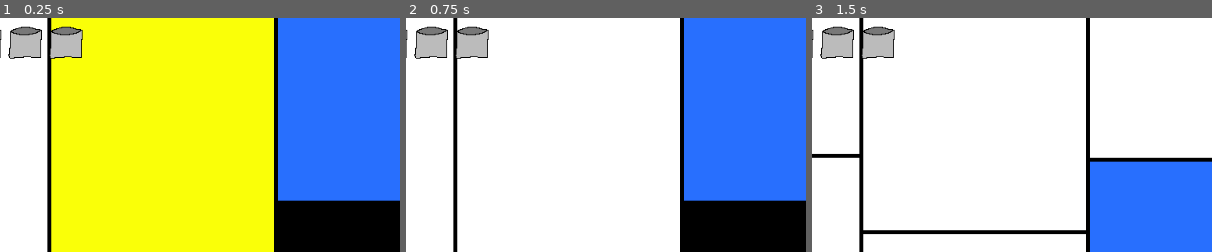
Above: before the commit, frames 1-3 (left to right).
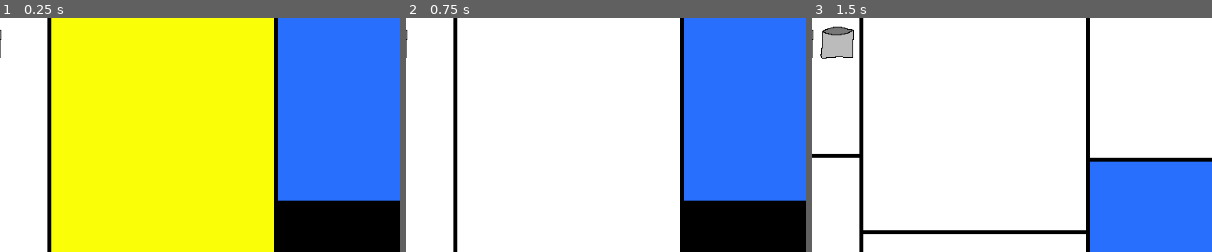
Above: after the commit, the same moments.

Repository: Avantir-Chaosfire/MondrianForever
Game: Godot game, scene res://scene/world/World.tscn
Two runs of this game, one before a commit and one after it. Both use one fixed random seed, a clock stepped at 60 frames per second and the inputs below.
Inputs (mouse positions are % of the whole screen's width and height, from its top left):
- Up to frame 1 (0.25 s): no input
- Up to frame 2 (0.75 s): click (4, 6) at 0.52 s
- Up to frame 3 (1.5 s): tap Enter at 1.25 s; hold D (move_right) from 1.28 s (still down); tap N (next_level) at 1.35 s
The pictures show only the part of the screen within x 6-56%, y 1-51%; the shares and areas given below are measured in that part.

The runs differ from the first frame. In frame 1, 2.1% of the frame differs, in the area x 2-21%, y 3-18%; in frame 2, 2.0%; in frame 3, 1.0%.

Commit message:
Makes bucket counts configurable by level

Diff:
--- /dev/null
+++ b/scene/level/1/Level1.gd
@@ -0,0 +1,3 @@
+extends Node2D
+
+var availableBucketCount = 1
--- a/scene/level/1/Level1.tscn
+++ b/scene/level/1/Level1.tscn
@@ -10,8 +10,10 @@
 [ext_resource path="res://scene/object/BluePaintArea/BluePaintArea.tscn" type="PackedScene" id=8]
 [ext_resource path="res://scene/object/RedPaintArea/RedPaintArea.tscn" type="PackedScene" id=9]
 [ext_resource path="res://scene/object/YellowPaintArea/YellowPaintArea.tscn" type="PackedScene" id=10]
+[ext_resource path="res://scene/level/1/Level1.gd" type="Script" id=11]
 
 [node name="Level1" type="Node2D"]
+script = ExtResource( 11 )
 
 [node name="Character" parent="." instance=ExtResource( 4 )]
 position = Vector2( 125.424, 507.193 )
--- /dev/null
+++ b/scene/level/1/Level1_tutorial.gd
@@ -0,0 +1,3 @@
+extends Node2D
+
+var availableBucketCount = 2
--- a/scene/level/1/Level1_tutorial.tscn
+++ b/scene/level/1/Level1_tutorial.tscn
@@ -10,8 +10,10 @@
 [ext_resource path="res://scene/object/BluePaintArea/BluePaintArea.tscn" type="PackedScene" id=8]
 [ext_resource path="res://scene/object/RedPaintArea/RedPaintArea.tscn" type="PackedScene" id=9]
 [ext_resource path="res://scene/object/YellowPaintArea/YellowPaintArea.tscn" type="PackedScene" id=10]
+[ext_resource path="res://scene/level/1/Level1_tutorial.gd" type="Script" id=11]
 
 [node name="Level1" type="Node2D"]
+script = ExtResource( 11 )
 
 [node name="Character" parent="." instance=ExtResource( 4 )]
 position = Vector2( 125.424, 507.193 )
--- a/scene/world/World.gd
+++ b/scene/world/World.gd
@@ -31,6 +31,7 @@
 	add_child(currentLevel)
 
 	remove_child(inGameUI)
+	inGameUI.queue_free()
 	createInGameUI()
 
 func getCharacter():
@@ -38,5 +39,5 @@
 
 func createInGameUI():
 	inGameUI = inGameUIClass.instance()
-	inGameUI.setAvailableBuckets(3)
+	inGameUI.setAvailableBuckets(currentLevel.availableBucketCount)
 	gui.add_child(inGameUI)
Not shown: 1 places in scene/level/1/Level1.tscn that only renumber resources
Not shown: 1 places in scene/level/1/Level1_tutorial.tscn that only renumber resources
